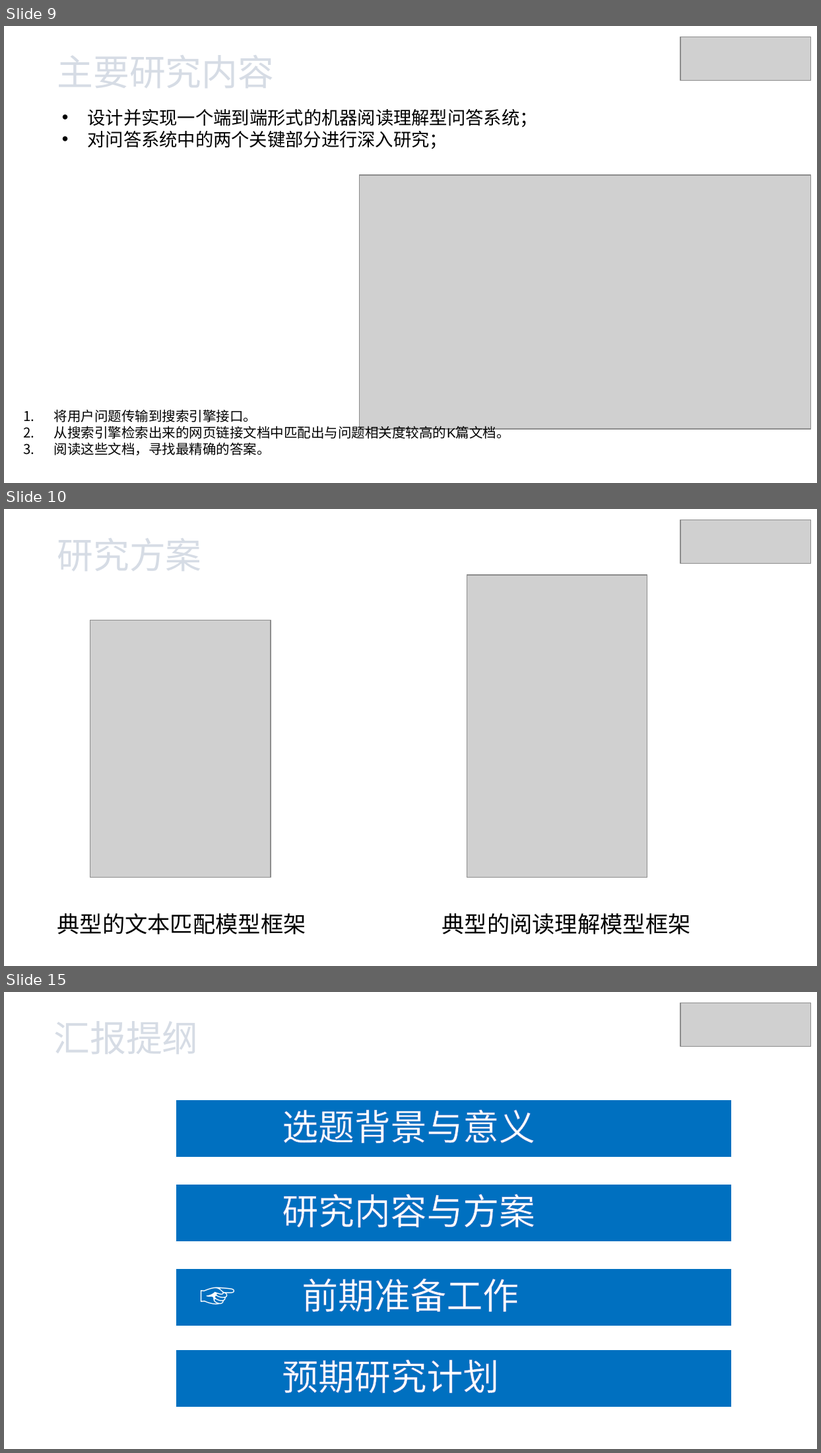
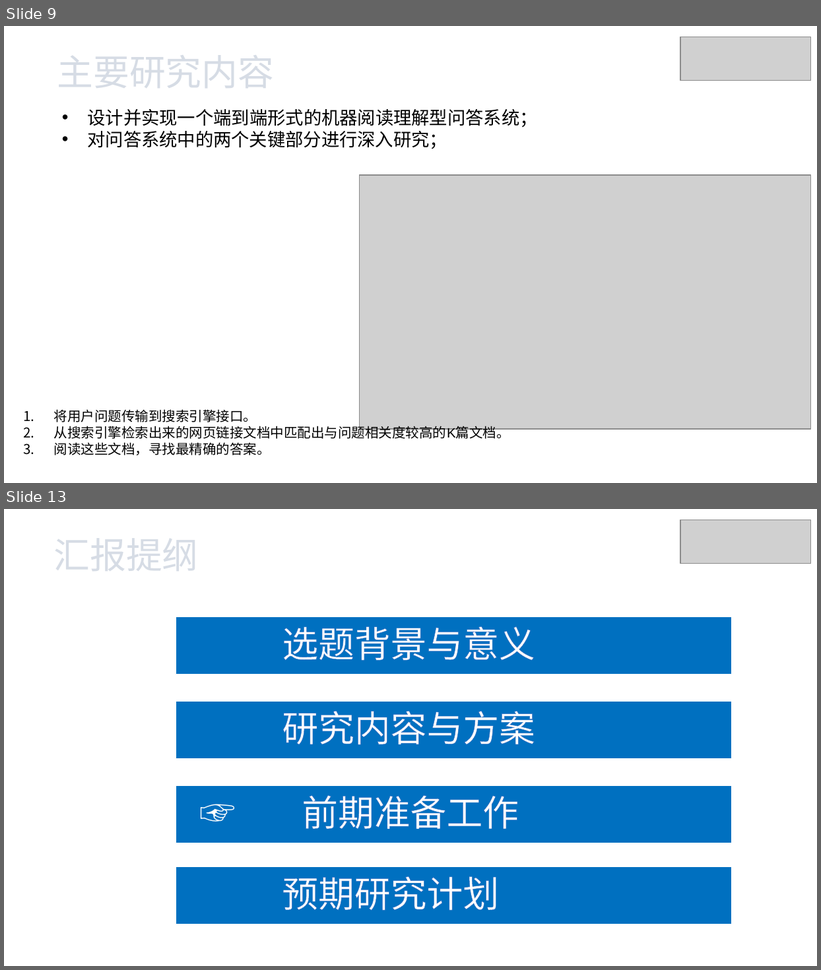
Before and after one commit to xhsun1997/ChineseMRC, a slide deck: 孙相会.pptx. Shown one above the other, each under a label of ours: slides 9, 10 and 15 before the commit, slides 9 and 13 after it; the slides between them are not shown. The pictures are 821x1453 and 821x970 pixels, drawn with LibreOffice and Linux fonts; fonts in the diff are those of the drawing; grey boxes stand for pictures. Boxes give left, top, right and bottom in pixels: in the first picture for what was removed or moved away, otherwise in the second. Text is boxed around its words. In the diff, an @@ line names an element or a change of style, - is before the commit and + after.

```diff
--- a/孙相会.pptx
+++ b/孙相会.pptx
@@ slide 10 removed at <box>4,509,817,966</box>, background #FFFFFF @@
@@ picture removed at <box>680,520,811,564</box> @@
@@ text removed at <box>57,538,202,571</box> @@
-研究方案
@@ picture removed at <box>467,575,648,878</box> @@
@@ picture removed at <box>90,621,271,878</box> @@
@@ text removed at <box>57,914,306,935</box> @@
-典型的文本匹配模型框架
@@ text removed at <box>442,914,691,935</box> @@
-典型的阅读理解模型框架
@@ what was slide 15 is now slide 13 @@
```
Also in this commit, not shown: 8 slides changed, 1 slide added, 5 other slides removed.
